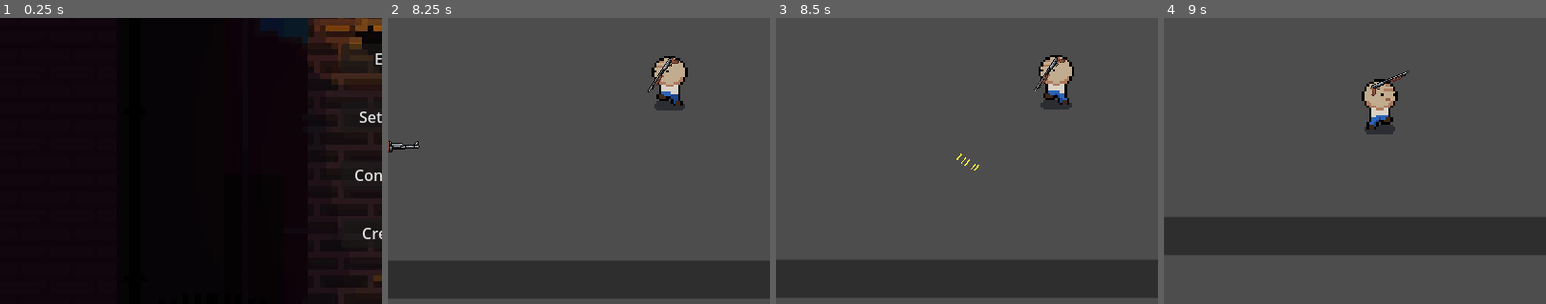
Above: before the commit, frames 1-4 (left to right).
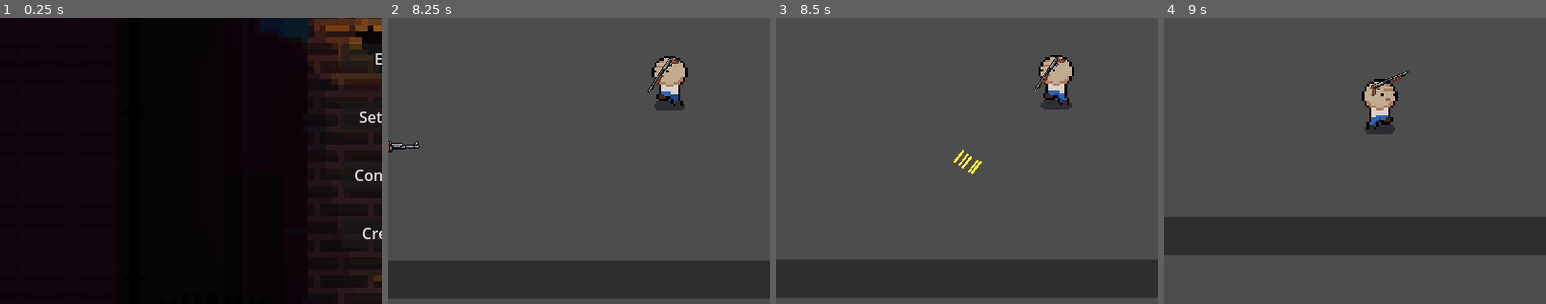
Above: after the commit, the same moments.

Repository: jgardiner1/2DRougeGame
Game: Godot game, scene res://Scenes/main.tscn
Two runs of this game, one before a commit and one after it. Both use one fixed random seed, a clock stepped at 60 frames per second and the inputs below.
Inputs (mouse positions are % of the whole screen's width and height, from its top left):
- Up to frame 1 (0.25 s): no input
- Up to frame 2 (8.25 s): click "New" at 0.5 s; move the mouse to (72, 45) at 1.27 s; press the mouse at (72, 45) at 1.28 s; hold Right (ui_right) 1.28-2.03 s; move the mouse to (30, 55) at 2.02 s; release the mouse at (30, 55) at 2.03 s; hold Down (ui_down) 2.03-2.78 s; tap Q (drop) at 2.1, 7.35 s; click (30, 55) at 2.3 s; move the mouse to (60, 28) at 2.77 s; press the mouse at (60, 28) at 2.78 s; hold Right (ui_right) 2.78-3.53 s; tap E (pickup) at 2.85, 8.1 s; move the mouse to (45, 70) at 3.52 s; release the mouse at (45, 70) at 3.53 s; hold Up (ui_up) 3.53-4.28 s; tap Shift (run) at 3.6 s; click (45, 70) at 3.8 s; move the mouse to (80, 65) at 4.27 s; press the mouse at (80, 65) at 4.28 s; hold Left (ui_left) 4.28-5.78 s; tap R (reload) at 4.9 s; move the mouse to (20, 35) at 5.02 s; release the mouse at (20, 35) at 5.03 s; tap F (throw) at 5.1 s; click (20, 35) at 5.3 s; move the mouse to (55, 50) at 5.77 s; hold Down (ui_down) 5.78-6.53 s; hold T 5.78-6.53 s; click (55, 50) at 6.05 s; move the mouse to (35, 25) at 6.52 s; hold Right (ui_right) 6.53-7.28 s; click (35, 25) at 6.6 s; move the mouse to (72, 45) at 7.27 s; press the mouse at (72, 45) at 7.28 s; hold Up (ui_up) 7.28-8.03 s; move the mouse to (30, 55) at 8.02 s; release the mouse at (30, 55) at 8.03 s; hold Right (ui_right) from 8.03 s (still down)
- Up to frame 3 (8.5 s): keep holding Right (ui_right); click (30, 55) at 8.3 s
- Up to frame 4 (9 s): move the mouse to (60, 28) at 8.77 s; release Right (ui_right) at 8.78 s; hold Down (ui_down) from 8.78 s (still down); hold Shift (run) from 8.78 s (still down)
The pictures show only the part of the screen within x 0-50%, y 32-82%; the shares and areas given below are measured in that part.

Frames 1-2 are identical in both runs. In frame 3, 0.1% of the frame differs, in the area x 46-54%, y 46-55%; in frame 4, nothing differs.

Commit message:
variable changes

Diff:
--- a/Game/Components/WeaponComponent.gd
+++ b/Game/Components/WeaponComponent.gd
@@ -9,14 +9,16 @@
 @export var reload_time : float
 @export var fire_rate : float
 @export var bullet_spread : float
+@export var max_recoil : float
+
+const bullet = preload("res://Weapons/Projectiles/DefaultBullet.tscn")
 
 var cur_ammo : int
 var reload_total : int
+var current_recoil := 0.0
 
 @onready var reload_timer = $ReloadTimer
 @onready var firerate_timer = $FirerateTimer
-
-const bullet = preload("res://Weapons/Projectiles/DefaultBullet.tscn")
 
 func _ready():
 	reload_timer.set_wait_time(reload_time)
@@ -24,19 +26,31 @@
 	print(firerate_timer.get_wait_time())
 	cur_ammo = magazine_size
 
+func _process(delta):
+	if not Input.is_action_pressed("shoot"):
+		current_recoil = clamp(current_recoil - (max_recoil * 0.3), 0.0, max_recoil)
+
+
 func shoot():
+	#var sprite = get_parent().get_node("ItemSprite")
+	#var tween = get_tree().create_tween()
+	#var sprite_rotation = sprite.get_rotation()
+	#tween.tween_property(sprite, "rotation", sprite_rotation - 5, 0.05)
+
 	if !firerate_timer.is_stopped() or !reload_timer.is_stopped() or cur_ammo == 0:
 		#print("Cant shoot so quick")
 		return
 
 	var bullet_instance = bullet.instantiate()
+
 	get_tree().current_scene.add_child(bullet_instance)
 
 	# set bullet start position to WeaponComponent(barrel) position
 	bullet_instance.position = global_position
 	# set bullet direction to wherever gun is facing
 	bullet_instance.velocity = global_transform.x
-	bullet_instance.velocity += global_transform.y * randf_range(-bullet_spread, bullet_spread)
+	#bullet_instance.velocity += global_transform.y * randf_range(-bullet_spread, bullet_spread)
+	bullet_instance.velocity += global_transform.y * calc_recoil()
 
 	# set bullet speed
 	bullet_instance.speed = bullet_speed
@@ -46,6 +60,12 @@
 	cur_ammo -= 1
 	firerate_timer.start()
 	randomize()
+	#tween.tween_property(sprite, "rotation", sprite_rotation, 0.05)
+
+func calc_recoil() -> float:
+	current_recoil = clamp(current_recoil + (max_recoil * 0.05), 0.0, max_recoil)
+	var recoil_degree_max = current_recoil * 0.5
+	return deg_to_rad(randf_range(-recoil_degree_max, recoil_degree_max))
 
 func shotgun_shoot():
 	if !firerate_timer.is_stopped() or !reload_timer.is_stopped() or cur_ammo == 0:
--- a/Game/Weapons/AK47/AK47.tscn
+++ b/Game/Weapons/AK47/AK47.tscn
@@ -32,8 +32,9 @@
 [node name="WeaponComponent" parent="." instance=ExtResource("3_wqc1l")]
 position = Vector2(49, -7)
 bullet_speed = 715.0
-magazine_size = 30
+magazine_size = 100
 ammo_reserve = 90
 reload_time = 3.0
 fire_rate = 600.0
 bullet_spread = 0.1
+max_recoil = 15.0
--- a/Game/Weapons/Projectiles/DefaultBullet.tscn
+++ b/Game/Weapons/Projectiles/DefaultBullet.tscn
@@ -14,7 +14,10 @@
 
 [node name="Sprite2D" type="Sprite2D" parent="."]
 position = Vector2(0, -0.5)
+scale = Vector2(2, 2)
 texture = ExtResource("1_sh2xm")
 
 [node name="CollisionShape2D" type="CollisionShape2D" parent="."]
+position = Vector2(0, 0.5)
+scale = Vector2(2, 2)
 shape = SubResource("RectangleShape2D_svkaq")
